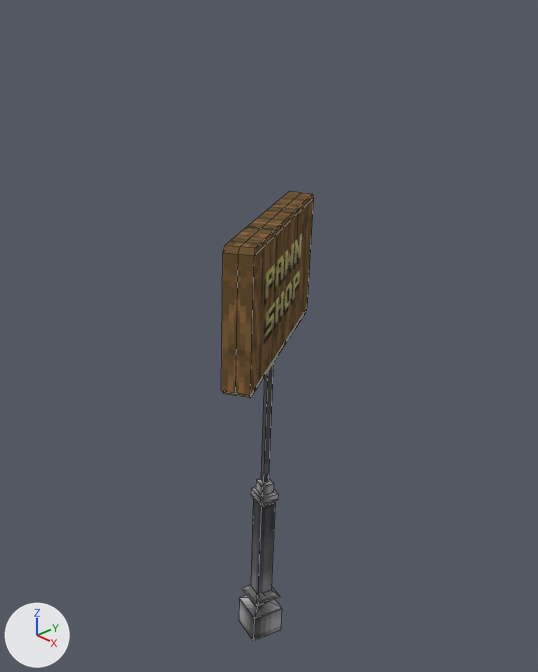
The Blender file texture/053/31-0.blend: old version first, new version second.
One viewpoint serves both versions: a 50 mm camera at (0.874, -0.895, 0.879) aimed at (-0.126, 0.034, 0.234). Every picture has the same lights, and +X, +Y and +Z are marked at lower left. Mesh edges are drawn as thin lines.

Before the edit, the objects in view are built like this:
```python
mat_31_0 = bpy.data.materials.new('31-0')
mat_31_0.use_nodes = True; mat_31_0.node_tree.nodes.clear()
_N = mat_31_0.node_tree.nodes; _L = mat_31_0.node_tree.links
n0 = _N.new('ShaderNodeOutputMaterial'); n0.name = 'Material Output'
n1 = _N.new('ShaderNodeTexImage'); n1.name = 'Image Texture'
n1.image = img_31_0_png
n1.interpolation = 'Closest'
n1.extension = 'CLIP'
n2 = _N.new('ShaderNodeInvert'); n2.name = 'Invert'
n3 = _N.new('ShaderNodeTexImage'); n3.name = 'Image Texture.001'
n3.image = img_31_0_spec_png
n3.interpolation = 'Closest'
n4 = _N.new('ShaderNodeBsdfPrincipled'); n4.name = 'Principled BSDF'
n4.distribution = 'GGX'
n4.subsurface_method = 'RANDOM_WALK_SKIN'
_L.new(n1.outputs[1], n4.inputs[4])  # 'Alpha' to 'Alpha'
_L.new(n4.outputs[0], n0.inputs[0])  # 'BSDF' to 'Surface'
_L.new(n3.outputs[0], n4.inputs[13])  # 'Color' to 'Specular IOR Level'
_L.new(n3.outputs[0], n2.inputs[1])  # 'Color' to 'Color'
_L.new(n3.outputs[0], n4.inputs[1])  # 'Color' to 'Metallic'
_L.new(n2.outputs[0], n4.inputs[2])  # 'Color' to 'Roughness'
_L.new(n1.outputs[0], n4.inputs[0])  # 'Color' to 'Base Color'
me_cube_001 = bpy.data.meshes.new('Cube.001')
me_cube_001.from_pydata(...)  # 92 vertices, 90 faces; spans x -0.052..0.052, y -0.223..0.217, z -0.5..0.492
me_cube_001.materials.append(mat_31_0)
ob_cube = bpy.data.objects.new('Cube', me_cube_001)
ob_cube.location = (-0.102, 0.004, 0.0)
ob_cube.rotation_euler = (-18.89, 0.0244, 44.53)  # degrees (358, 1.4, 31)
_m = ob_cube.modifiers.new('Mirror', 'MIRROR')
_m.use_bisect_axis = (True, False, False)
```
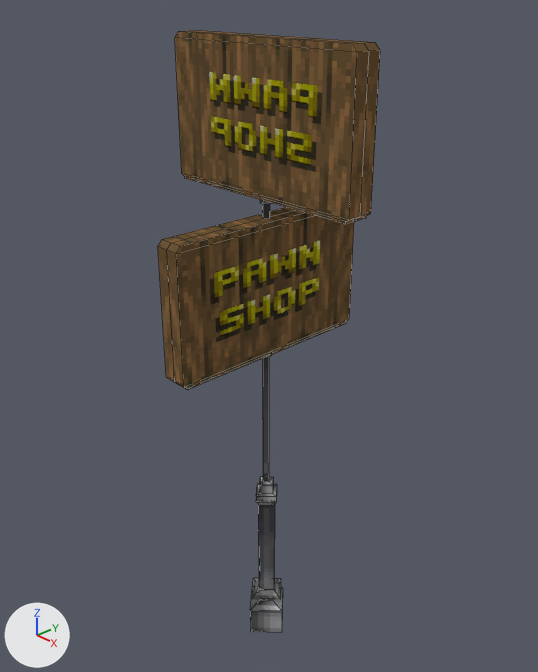
ob_cube_002 is not drawn itself; it is used by a modifier of ob_cube_001.

What changed in the scene script:
```text
Add img_31_0_height_png:
    img_31_0_height_png = load_image('31-0_height.png', '31-0_height.png', 51, 115, 'sRGB')
Change mat_31_0:
    remove n0 = _N.new('ShaderNodeOutputMaterial'); n0.name = 'Material Output'
    add n2 = _N.new('ShaderNodeInvert'); n2.name = 'Invert'
    remove n2 = _N.new('ShaderNodeInvert'); n2.name = 'Invert'
    add n4 = _N.new('ShaderNodeBsdfPrincipled'); n4.name = 'Principled BSDF'
    add n4.distribution = 'GGX'
    add n4.subsurface_method = 'RANDOM_WALK_SKIN'
    add n0 = _N.new('ShaderNodeOutputMaterial'); n0.name = 'Material Output'
    add n5 = _N.new('ShaderNodeDisplacement'); n5.name = 'Displacement'
    add n5.inputs[2].default_value = 1.0  # 'Scale'
    add n6 = _N.new('ShaderNodeTexImage'); n6.name = 'Image Texture.002'
    add n6.image = img_31_0_height_png
    add n6.interpolation = 'Closest'
    add n7 = _N.new('ShaderNodeBump'); n7.name = 'Bump'
    add n7.inputs[1].default_value = 1.0  # 'Distance'
    add n7.inputs[2].default_value = 1.0  # 'Filter Width'
    remove n4 = _N.new('ShaderNodeBsdfPrincipled'); n4.name = 'Principled BSDF'
    remove n4.distribution = 'GGX'
    remove n4.subsurface_method = 'RANDOM_WALK_SKIN'
    add _L.new(n6.outputs[0], n5.inputs[0])  # 'Color' to 'Height'
    add _L.new(n5.outputs[0], n0.inputs[2])  # 'Displacement' to 'Displacement'
    add _L.new(n6.outputs[0], n7.inputs[3])  # 'Color' to 'Height'
    add _L.new(n7.outputs[0], n4.inputs[5])  # 'Normal' to 'Normal'
Add me_cube_002:
    me_cube_002.from_pydata(...)  # a box spanning x -1.0..1.0, y -1.0..1.0, z -1.0..1.0
Change ob_cube:
    ob_cube.rotation_euler: (-18.89, 0.0244, 44.53) -> (0.0, 0.0, 0.0)  # degrees (358, 1.4, 31) -> degrees (0, 0, 0)
Add ob_cube_002:
    ob_cube_002 = bpy.data.objects.new('Cube.002', me_cube_002)
    ob_cube_002.location = (0.0, 0.0, 0.0873)
    ob_cube_002.scale = (0.404, 0.404, 0.404)
    ob_cube_002.hide_render = True
Add ob_cube_001:
    ob_cube_001 = bpy.data.objects.new('Cube.001', me_cube_001)
    ob_cube_001.location = (-0.102, 0.004, 0.308)
    ob_cube_001.rotation_euler = (0.0, 0.0, 1.571)  # degrees (0, 0, 90)
    _m = ob_cube_001.modifiers.new('Mirror', 'MIRROR')
    _m.use_bisect_axis = (True, False, False)
    _m = ob_cube_001.modifiers.new('Boolean', 'BOOLEAN')
    _m.object = ob_cube_002
```

Location of each change, [x1, y1, x2, y2] in pixels of the pictures (538 x 672 px):
'Cube', turned: before [221, 191, 314, 641]; after [158, 207, 354, 633]
'Cube.001', added: after [175, 30, 380, 224]
